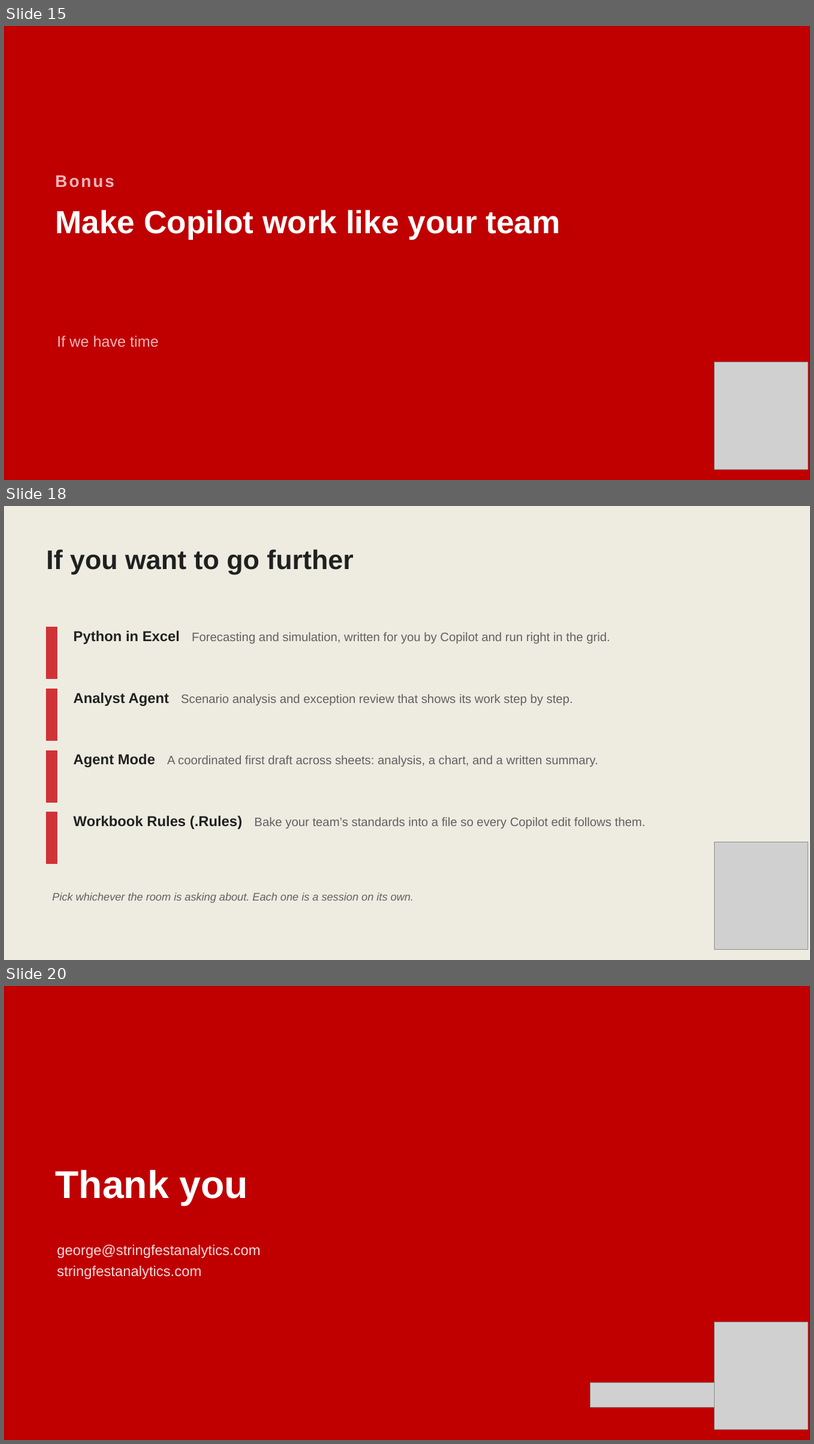
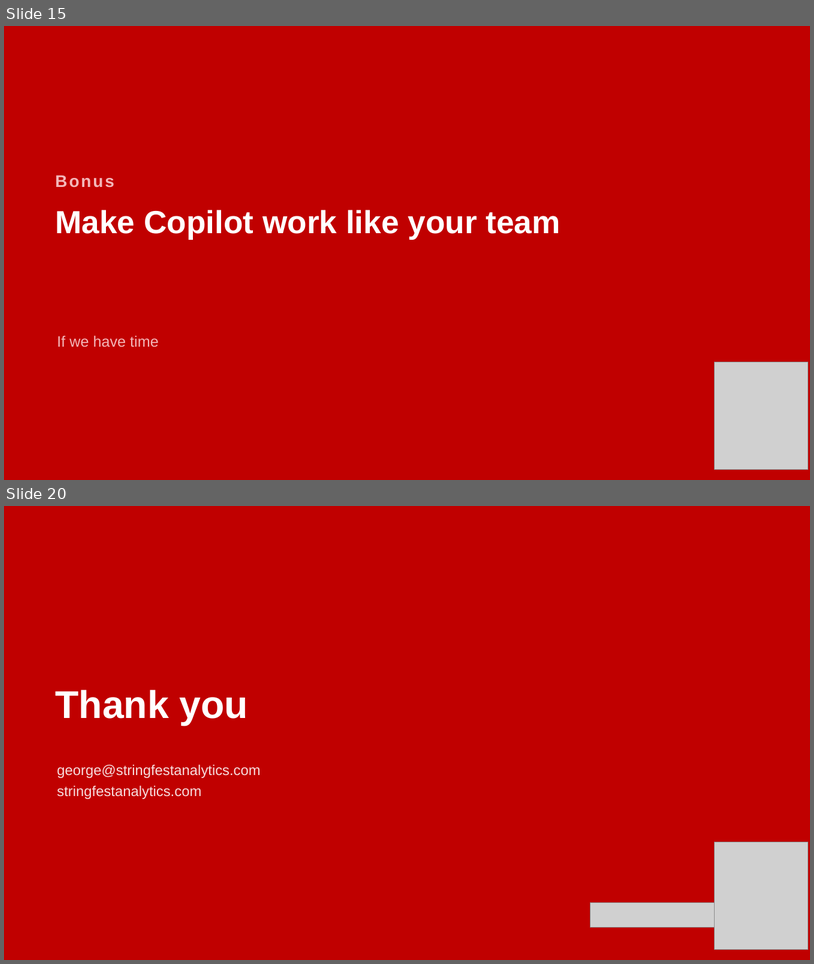
Before and after one commit to stringfestdata/iofm-august-2026, a slide deck: AI-in-Excel-for-Finance-IOFM.pptx. Shown one above the other, each under a label of ours: slides 15, 18 and 20 before the commit, slides 15 and 20 after it; the slides between them are not shown. The pictures are 814x1444 and 814x964 pixels, drawn with LibreOffice and Linux fonts; fonts in the diff are those of the drawing; grey boxes stand for pictures. Boxes give left, top, right and bottom in pixels: in the first picture for what was removed or moved away, otherwise in the second. Text is boxed around its words. In the diff, an @@ line names an element or a change of style, - is before the commit and + after.

```diff
--- a/AI-in-Excel-for-Finance-IOFM.pptx
+++ b/AI-in-Excel-for-Finance-IOFM.pptx
@@ slide 18 removed at box(4, 506, 810, 960), background #EEECE1 @@
@@ text removed at box(46, 549, 353, 574) @@
-If you want to go further
@@ rectangle removed at box(47, 627, 57, 678) @@
@@ text removed at box(74, 630, 610, 644) @@
-Python in Excel Forecasting and simulation, written for you by Copilot and run right in the grid.
@@ rectangle removed at box(47, 688, 57, 740) @@
@@ text removed at box(74, 692, 573, 706) @@
-Analyst Agent Scenario analysis and exception review that shows its work step by step.
@@ rectangle removed at box(47, 750, 57, 802) @@
@@ text removed at box(74, 753, 599, 767) @@
-Agent Mode A coordinated first draft across sheets: analysis, a chart, and a written summary.
@@ rectangle removed at box(47, 812, 57, 864) @@
@@ text removed at box(74, 815, 646, 829) @@
-Workbook Rules (.Rules) Bake your team’s standards into a file so every Copilot edit follows them.
@@ picture removed at box(715, 842, 809, 949) @@
@@ text removed at box(52, 892, 414, 903) @@
-Pick whichever the room is asking about. Each one is a session on its own.
```
Also in this commit, not shown: 4 slides changed, 2 slides added, 1 other slide removed, 17 other files.
